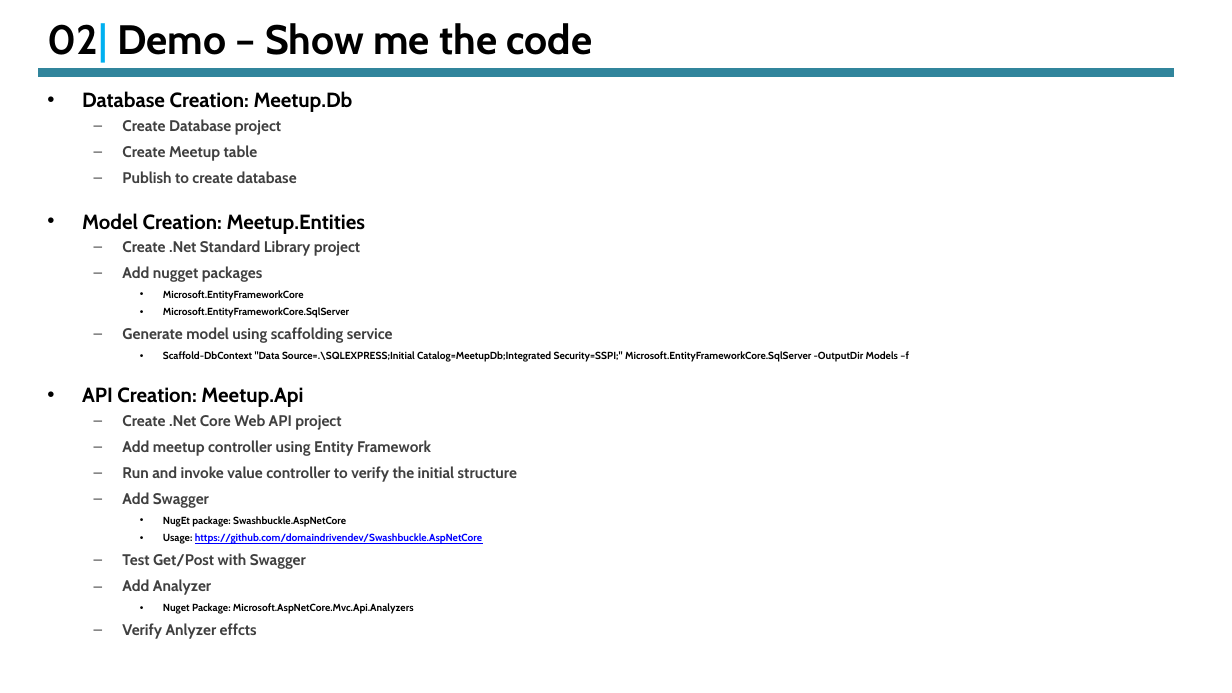
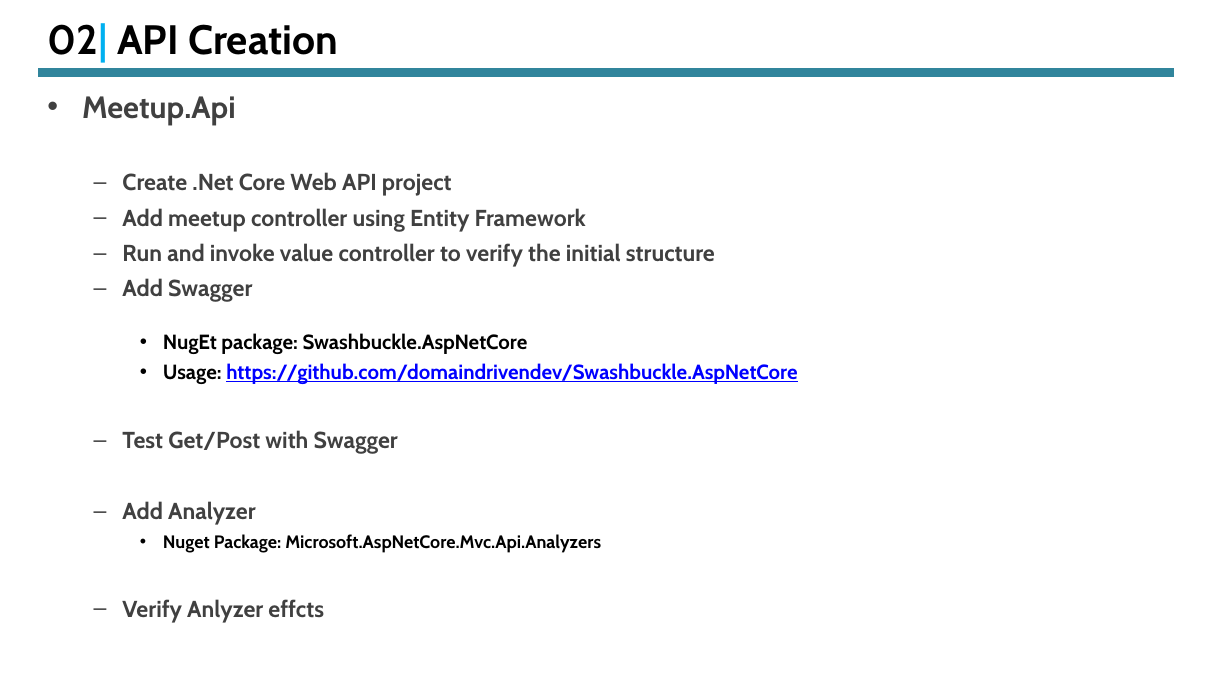
Before and after one commit to vkg-mca/Meetup, a slide deck: slide 9 of End-To-End Rapid API Development With DotNet Core .pptx (slide 6 before the commit). Drawn at 1232x693 pixels with LibreOffice and Linux fonts; fonts in the diff are those of the drawing. Boxes give left, top, right and bottom in pixels: in the first picture for what was removed or moved away, otherwise in the second. Text is boxed around its words. In the diff, an @@ line names an element or a change of style, - is before the commit and + after.

```diff
--- a/End-To-End Rapid API Development With DotNet Core .pptx
+++ b/End-To-End Rapid API Development With DotNet Core .pptx
@@ title at (48, 23, 338, 63): text changed @@
-02| Demo – Show me the code
+02| API Creation
@@ text at (82, 96, 236, 125): text changed; size 8 to 24 pt; text colour #000000 to #404040 @@
-• Database Creation: Meetup.Db
-  – Create Database project
-  – Create Meetup table
-  – Publish to create database
-• Model Creation: Meetup.Entities
-  – Create .Net Standard Library project
-  – Add nugget packages
-    • Microsoft.EntityFrameworkCore
-    • Microsoft.EntityFrameworkCore.SqlServer
-  – Generate model using scaffolding service
-    • Scaffold-DbContext "Data Source=.\SQLEXPRESS;Initial Catalog=MeetupDb;Integrated Security=SSPI;" Microsoft.EntityFrameworkCore.SqlServer -OutputDir Models –f
-• API Creation: Meetup.Api
+  • Meetup.Api
@@ text at (122, 172, 797, 623): size 12 to 18 pt in "Create .Net Core Web API project", "Add meetup controller using Entity Framework", "Run and invoke value controller to verify ...", "Add Swagger" and 3 more places; size 8 to 16 pt in "NugEt package: Swashbuckle.AspNetCore", "Usage: https://github.com/domaindrivendev/Swashbuckle.AspNet ..."; size 8 to 14 pt in "Nuget Package: Microsoft.AspNetCore.Mvc.Api.Analyzers" @@
```
Also in this commit, not shown: 6 other slides changed, 5 slides added, 1 slide removed.
